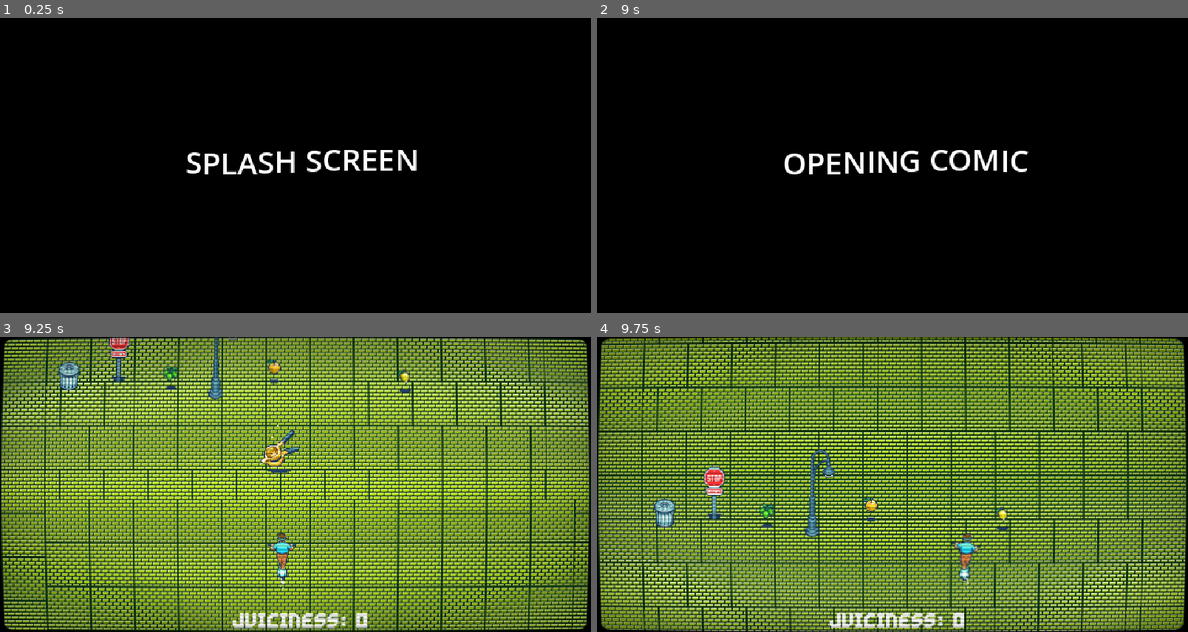
Above: before the commit, frames 1-4 (two rows, left to right).
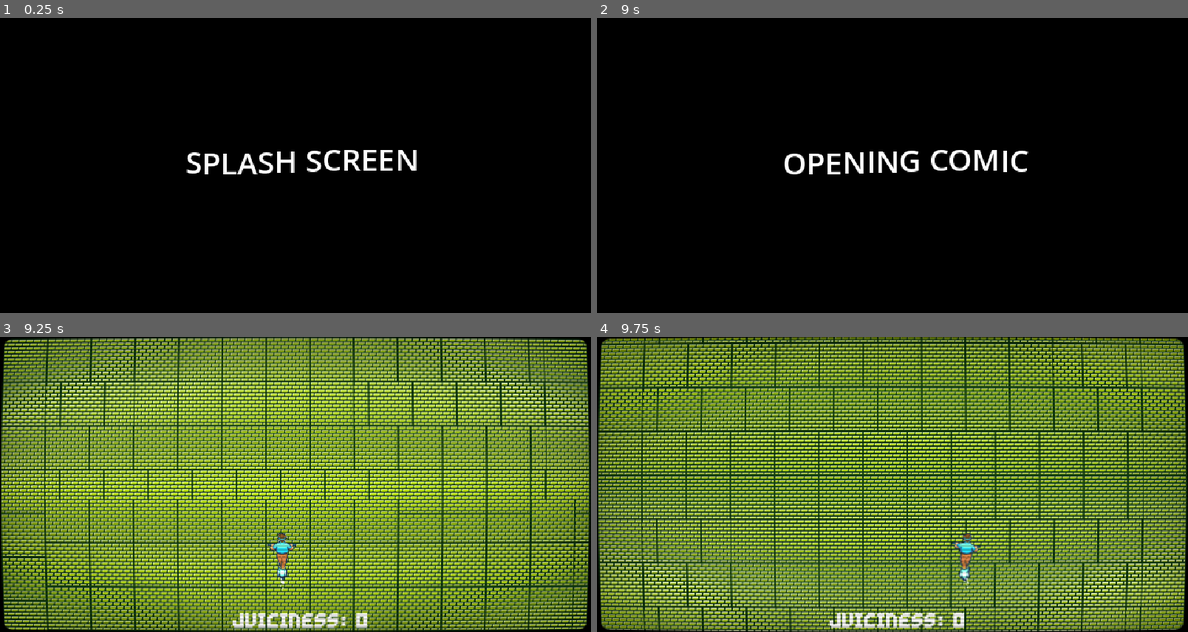
Above: after the commit, the same moments.

Repository: casualxcrisis/citrus-inc
Game: Godot game, scene res://scenes/ui/splash_screen.tscn
Two runs of this game, one before a commit and one after it. Both use one fixed random seed, a clock stepped at 60 frames per second and the inputs below. The engine's default icon, where the game draws it, is replaced by a stand-in: a white triangle on a blue panel in a dark square.
Inputs (mouse positions are in pixels of both pictures, inside the frame that each line leads up to):
- Up to frame 1 (0.25 s): no input
- Up to frame 2 (9 s): move the mouse to (1022, 150) at 0.52 s; move the mouse to (774, 180) at 1.27 s; move the mouse to (951, 100) at 2.02 s; move the mouse to (862, 224) at 2.77 s; move the mouse to (1069, 209) at 3.52 s; move the mouse to (715, 121) at 4.27 s; move the mouse to (922, 165) at 5.02 s; move the mouse to (803, 91) at 5.77 s; move the mouse to (1022, 150) at 6.52 s; move the mouse to (774, 180) at 7.27 s; move the mouse to (951, 100) at 8.02 s; move the mouse to (862, 224) at 8.77 s
- Up to frame 3 (9.25 s): no input
- Up to frame 4 (9.75 s): move the mouse to (1069, 528) at 9.52 s

Frames 1-2 are identical in both runs. In frame 3, 1.6% of the frame differs, in the area x 9-70%, y 0-46%; in frame 4, 1.5%.

Commit message:
Added pedestrian trigger and pedestrian collision system

Diff:
--- a/assets/scripts/player/mouse_player.gd
+++ b/assets/scripts/player/mouse_player.gd
@@ -100,6 +100,11 @@
 		%ObstacleHit.play()
 		_shaker_static()
 		Global.fruit_score -= Global.obst_score_loss
+	elif body.is_in_group("pedestrian"):
+		%Blood.emitting = true
+		%PedHit.play()
+		_ped_shaker()
+		Global.fruit_score -= Global.ped_score_loss
 
 
 func _on_pick_up_area_body_entered(body: Node2D) -> void:
--- a/assets/scripts/system/global.gd
+++ b/assets/scripts/system/global.gd
@@ -13,6 +13,7 @@
 
 #obstacles
 var car_bool = false
+var ped_bool = false
 
 #Score
 var fruit_score = 0
--- /dev/null
+++ b/assets/scripts/system/pedestrian_trigger.gd
@@ -0,0 +1,12 @@
+extends Area2D
+
+
+func _on_body_entered(body: Node2D) -> void:
+	if body.is_in_group("player"):
+		_ped_walk()
+
+##Sets pedestrian walk and stops them to keep pedestrians from already walking in different level chunks
+func _ped_walk():
+	Global.ped_bool = true
+	await get_tree().create_timer(5).timeout
+	Global.ped_bool = false
--- a/project.godot
+++ b/project.godot
@@ -39,6 +39,8 @@
 car=""
 static_obstacle=""
 score_mult=""
+pedestrian=""
+player=""
 
 [input]
 
--- a/scenes/environment/terrains/terrain_section_1.tscn
+++ b/scenes/environment/terrains/terrain_section_1.tscn
@@ -2,13 +2,8 @@
 
 [ext_resource type="Script" uid="uid://lywjys4k3bhw" path="res://assets/scripts/levels/terrain_section.gd" id="1_2juy7"]
 [ext_resource type="Texture2D" uid="uid://dqwgcdi51ffmh" path="res://assets/placeholder/tileset bricks .png" id="2_7cnqw"]
-[ext_resource type="PackedScene" uid="uid://q7b2da0rlp51" path="res://scenes/pickups/lime.tscn" id="4_djdgl"]
-[ext_resource type="PackedScene" uid="uid://dk535grgualkj" path="res://scenes/pickups/orange.tscn" id="5_o83ve"]
-[ext_resource type="PackedScene" uid="uid://bfu5o8nu4g5q4" path="res://scenes/pickups/lemon.tscn" id="6_bfuwf"]
-[ext_resource type="PackedScene" uid="uid://c00mol5iwjisl" path="res://scenes/obstacles/trash_can.tscn" id="7_byhto"]
-[ext_resource type="PackedScene" uid="uid://1o8x7aapfylo" path="res://scenes/obstacles/stop_sign.tscn" id="8_cc5es"]
-[ext_resource type="PackedScene" uid="uid://bhmbkxvese7el" path="res://scenes/pickups/score_mult.tscn" id="9_byhto"]
-[ext_resource type="PackedScene" uid="uid://ban8y6arulvl1" path="res://scenes/obstacles/left_street_lamp.tscn" id="9_cpx0w"]
+[ext_resource type="PackedScene" uid="uid://tq5qk5qbbhqv" path="res://scenes/obstacles/pedestrian_trigger.tscn" id="3_djdgl"]
+[ext_resource type="PackedScene" uid="uid://dq5svhf884ig5" path="res://scenes/obstacles/pedestrian.tscn" id="10_jbx0d"]
 
 [sub_resource type="TileSetAtlasSource" id="TileSetAtlasSource_djdgl"]
 texture = ExtResource("2_7cnqw")
@@ -86,23 +81,8 @@
 tile_map_data = PackedByteArray("AAAlABEAAAAAAAAAAAAlABIAAAAAAAEAAAAlABMAAAAAAAIAAAAmABEAAAABAAAAAAAmABIAAAABAAEAAAAmAB …(26160 unchanged characters)…
 tile_set = SubResource("TileSet_0yd1l")
 
-[node name="Lime" parent="." unique_id=1046087337 instance=ExtResource("4_djdgl")]
-position = Vector2(184, -105)
+[node name="PedestrianTrigger" parent="." unique_id=1081678394 instance=ExtResource("3_djdgl")]
+position = Vector2(0, 244)
 
-[node name="Orange" parent="." unique_id=559488699 instance=ExtResource("5_o83ve")]
-position = Vector2(297, -112)
-
-[node name="Lemon" parent="." unique_id=1198433049 instance=ExtResource("6_bfuwf")]
-position = Vector2(440, -102)
-
-[node name="ScoreMult" parent="." unique_id=383414046 instance=ExtResource("9_byhto")]
-position = Vector2(303, -19)
-
-[node name="trash_can" parent="." unique_id=731089628 instance=ExtResource("7_byhto")]
-position = Vector2(73, -93)
-
-[node name="street_sign" parent="." unique_id=646267089 instance=ExtResource("8_cc5es")]
-position = Vector2(126, -95)
-
-[node name="street_lamp" parent="." unique_id=637719745 instance=ExtResource("9_cpx0w")]
-position = Vector2(234, -125)
+[node name="Pedestrian" parent="." unique_id=287323599 instance=ExtResource("10_jbx0d")]
+position = Vector2(653, -91)
--- /dev/null
+++ b/scenes/obstacles/pedestrian.gd
@@ -0,0 +1,7 @@
+extends CharacterBody2D
+
+
+func _process(delta: float) -> void:
+	if Global.ped_bool:
+		velocity.x = -250
+		move_and_slide()
--- a/scenes/obstacles/pedestrian.tscn
+++ b/scenes/obstacles/pedestrian.tscn
@@ -1,11 +1,15 @@
 [gd_scene format=3 uid="uid://dq5svhf884ig5"]
 
 [ext_resource type="Texture2D" uid="uid://c0cqdxt6ghafs" path="res://icon.svg" id="1_a600d"]
+[ext_resource type="Script" uid="uid://c7fspp765liw" path="res://scenes/obstacles/pedestrian.gd" id="1_p43iy"]
 
 [sub_resource type="CapsuleShape2D" id="CapsuleShape2D_d0prb"]
 height = 50.0
 
-[node name="person_walking" type="RigidBody2D" unique_id=1737556167]
+[node name="Pedestrian" type="CharacterBody2D" unique_id=287323599 groups=["pedestrian"]]
+collision_layer = 4
+collision_mask = 4
+script = ExtResource("1_p43iy")
 
 [node name="CollisionShape2D" type="CollisionShape2D" parent="." unique_id=1977593116]
 shape = SubResource("CapsuleShape2D_d0prb")
--- /dev/null
+++ b/scenes/obstacles/pedestrian_trigger.tscn
@@ -0,0 +1,15 @@
+[gd_scene format=3 uid="uid://tq5qk5qbbhqv"]
+
+[ext_resource type="Script" uid="uid://d3cxwp7lcqkqy" path="res://assets/scripts/system/pedestrian_trigger.gd" id="1_q63fp"]
+
+[sub_resource type="RectangleShape2D" id="RectangleShape2D_0yd1l"]
+size = Vector2(640, 20)
+
+[node name="PedestrianTrigger" type="Area2D" unique_id=1081678394]
+script = ExtResource("1_q63fp")
+
+[node name="CollisionShape2D" type="CollisionShape2D" parent="." unique_id=1219975735]
+position = Vector2(320, 0)
+shape = SubResource("RectangleShape2D_0yd1l")
+
+[connection signal="body_entered" from="." to="." method="_on_body_entered"]
--- a/scenes/player/mouse_player.tscn
+++ b/scenes/player/mouse_player.tscn
@@ -178,7 +178,7 @@
 data = PackedByteArray("cW9hZgAAidUBAKxEFAAIGAAAAAAAAAAAAAAAAOAAQAA79iQwCSA0SVBBBKYBD72aTpgkEgkBoko6miQf9kCSAyjAaJBBBBB …(18971 unchanged characters)…
 format = 3
 
-[node name="MousePlayer" type="CharacterBody2D" unique_id=2094407848]
+[node name="MousePlayer" type="CharacterBody2D" unique_id=2094407848 groups=["player"]]
 script = ExtResource("1_f33fw")
 
 [node name="CollisionShape2D" type="CollisionShape2D" parent="." unique_id=823880703]
Not shown, added: assets/scripts/system/pedestrian_trigger.gd.uid
Not shown, added: scenes/obstacles/pedestrian.gd.uid
